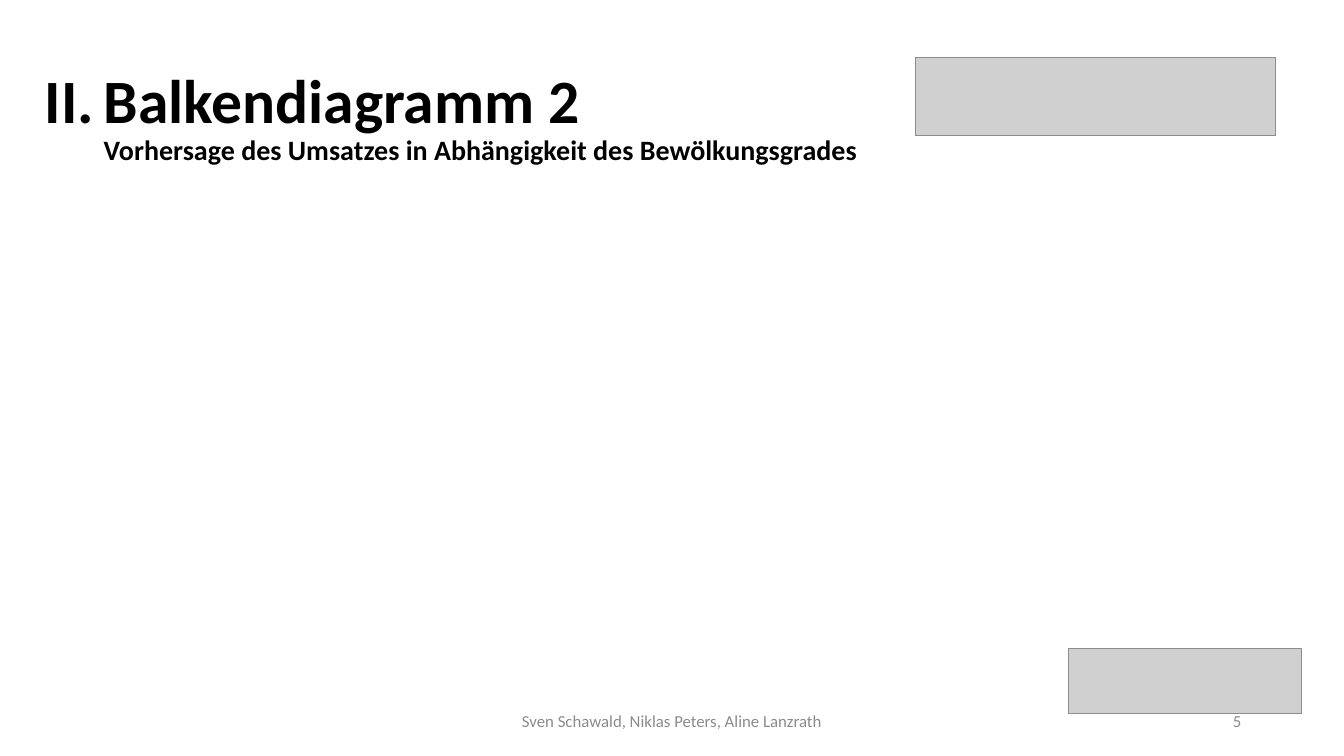
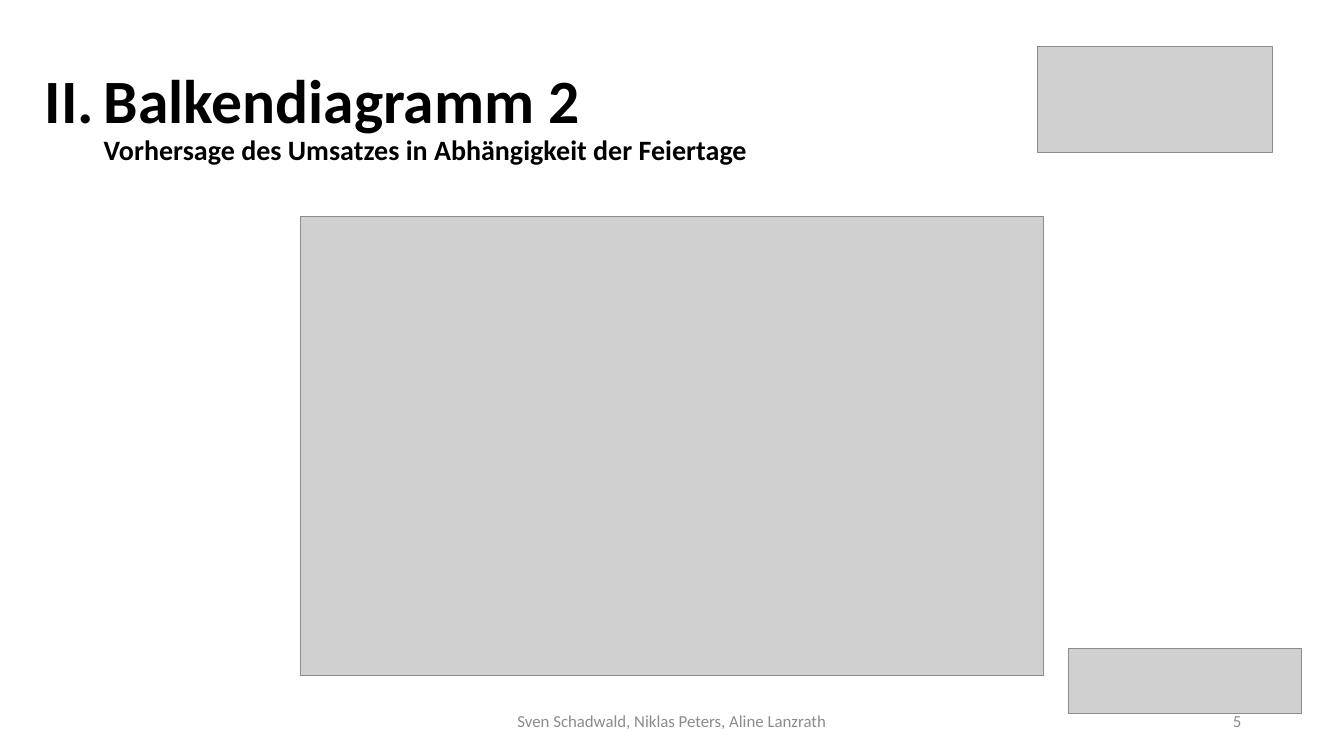
Before and after one commit to Nikiniksn/DataScience-Gruppe_02, a slide deck: slide 5 of Präsentation Gruppe 2.pptx. Drawn at 1344x756 pixels with LibreOffice and Linux fonts; fonts in the diff are those of the drawing; grey boxes stand for pictures. Boxes give left, top, right and bottom in pixels: in the first picture for what was removed or moved away, otherwise in the second. Text is boxed around its words. In the diff, an @@ line names an element or a change of style, - is before the commit and + after.

```diff
--- a/Präsentation Gruppe 2.pptx
+++ b/Präsentation Gruppe 2.pptx
@@ picture: place and size @@
-picture at [915,57,1276,135]
+picture at [1037,46,1273,152]
@@ title at [104,79,747,165]: text changed @@
-II. Balkendiagramm 2
-    Vorhersage des Umsatzes in Abhängigkeit des Bewölkungsgrades
+II. Balkendiagramm 2
+    Vorhersage des Umsatzes in Abhängigkeit der Feiertage
@@ picture added at [300,217,1045,676] @@
@@ text at [517,715,826,729]: text changed @@
-Sven Schawald, Niklas Peters, Aline Lanzrath
+Sven Schadwald, Niklas Peters, Aline Lanzrath
```
Also in this commit, not shown: 6 other slides changed, 1 slide added, 2 other files.
